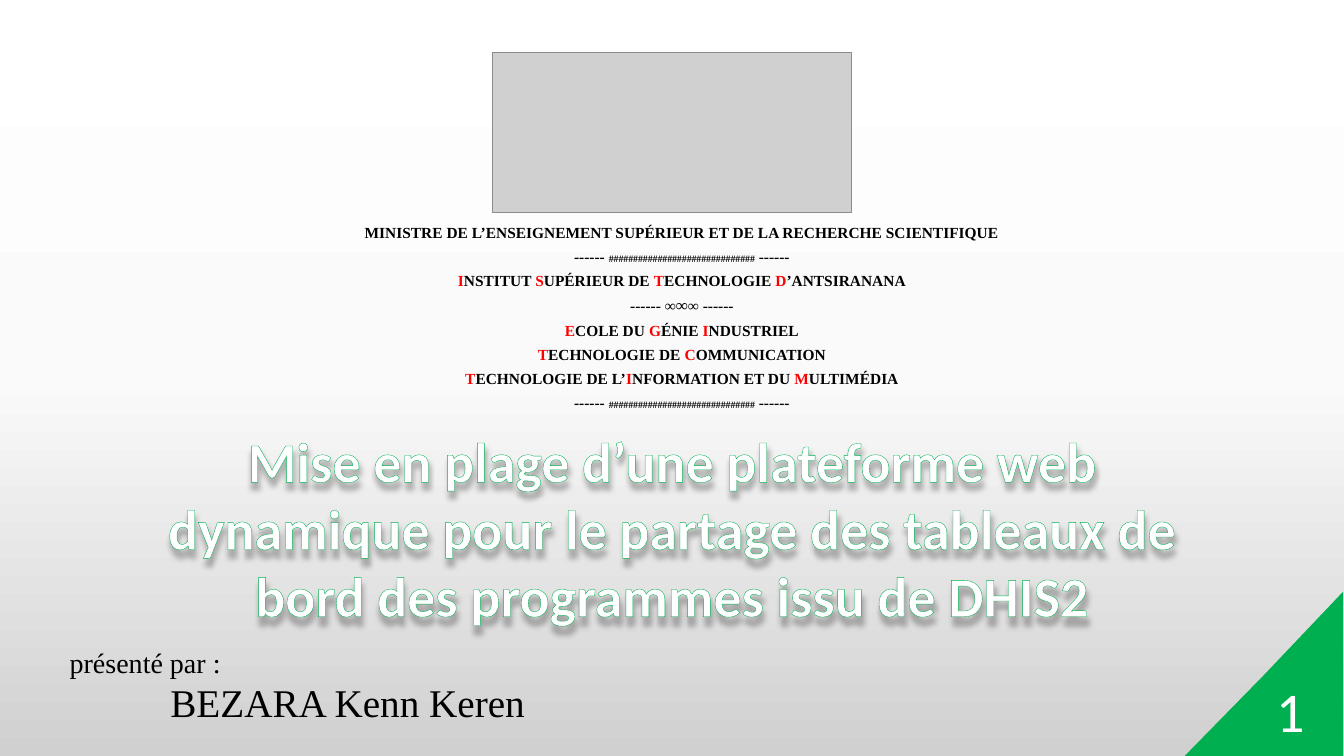
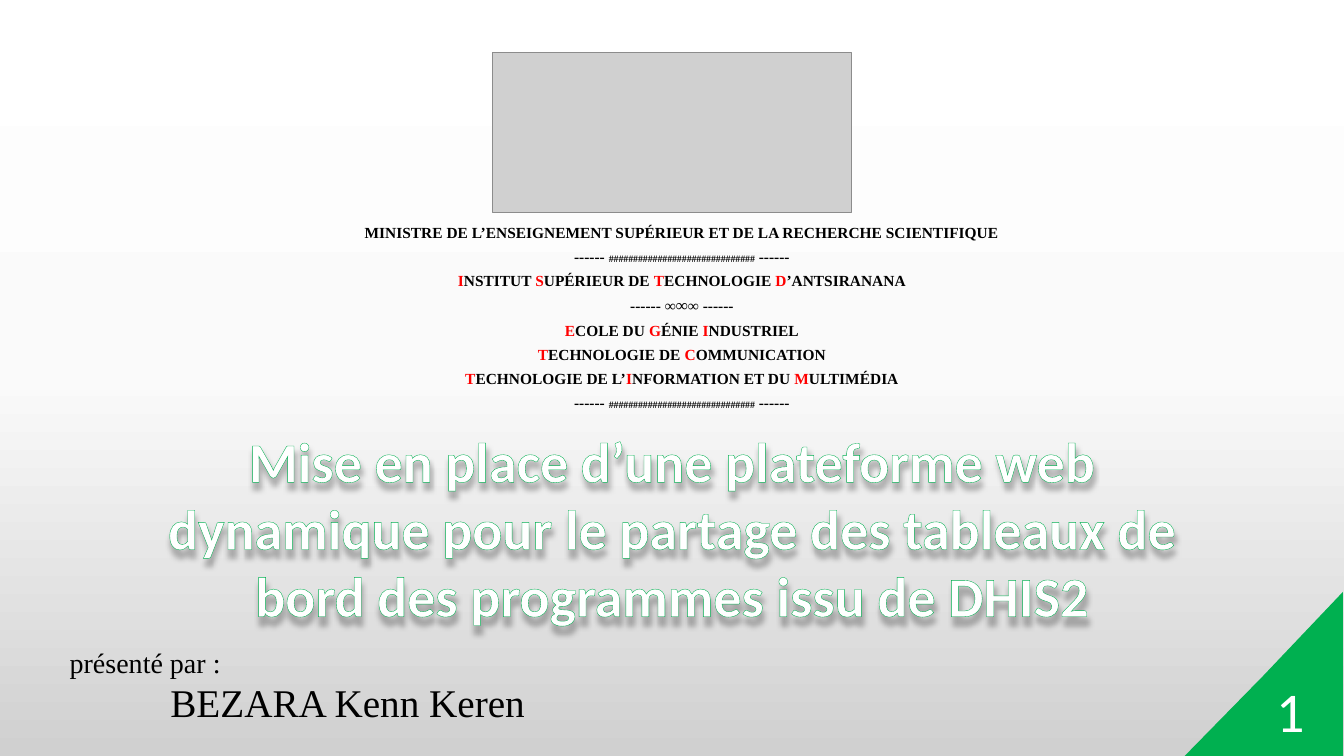
Before and after one commit to Kenn555/SIG, a slide deck: slide 1 of Présentation de mémoire L3.pptx. Drawn at 1344x756 pixels with LibreOffice and Linux fonts; fonts in the diff are those of the drawing; grey boxes stand for pictures; background and template pictures are left out. Boxes give left, top, right and bottom in pixels: in the first picture for what was removed or moved away, otherwise in the second. Text is boxed around its words. In the diff, an @@ line names an element or a change of style, - is before the commit and + after.

```diff
--- a/Présentation de mémoire L3.pptx
+++ b/Présentation de mémoire L3.pptx
@@ text at (168,441,1176,629): text changed @@
-Mise en plage d’une plateforme web dynamique pour le partage des tableaux de bord des programmes issu de DHIS2
+Mise en place d’une plateforme web dynamique pour le partage des tableaux de bord des programmes issu de DHIS2
```
Also in this commit, not shown: 5 other slides changed, 1 other file.
